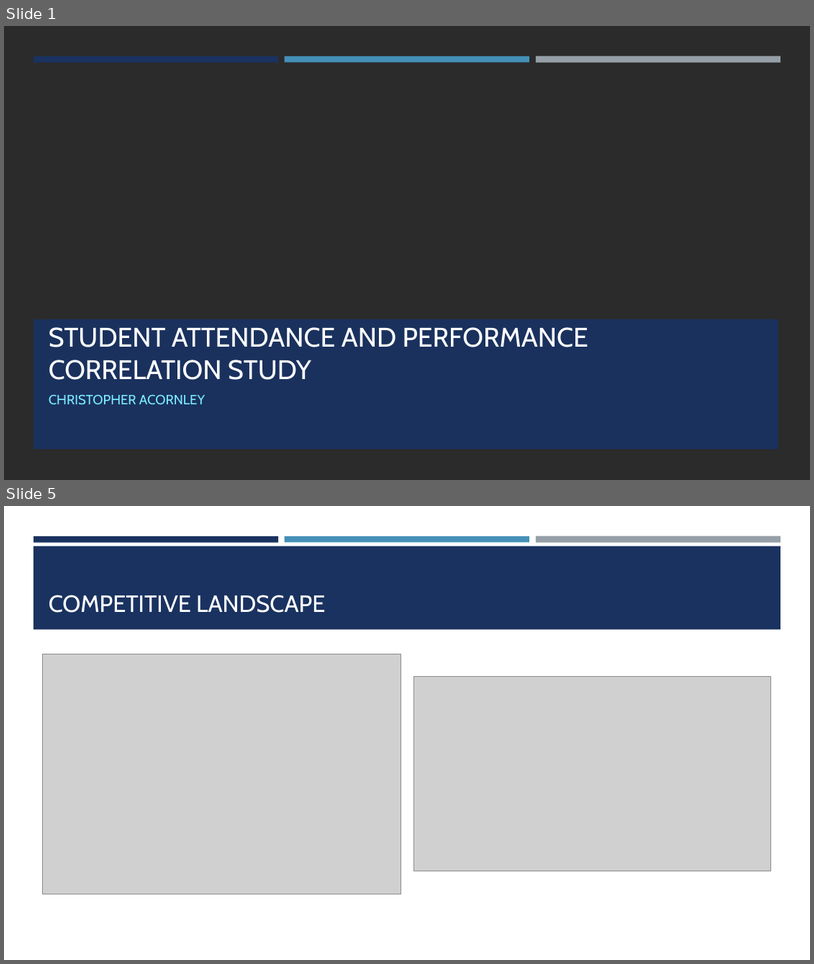
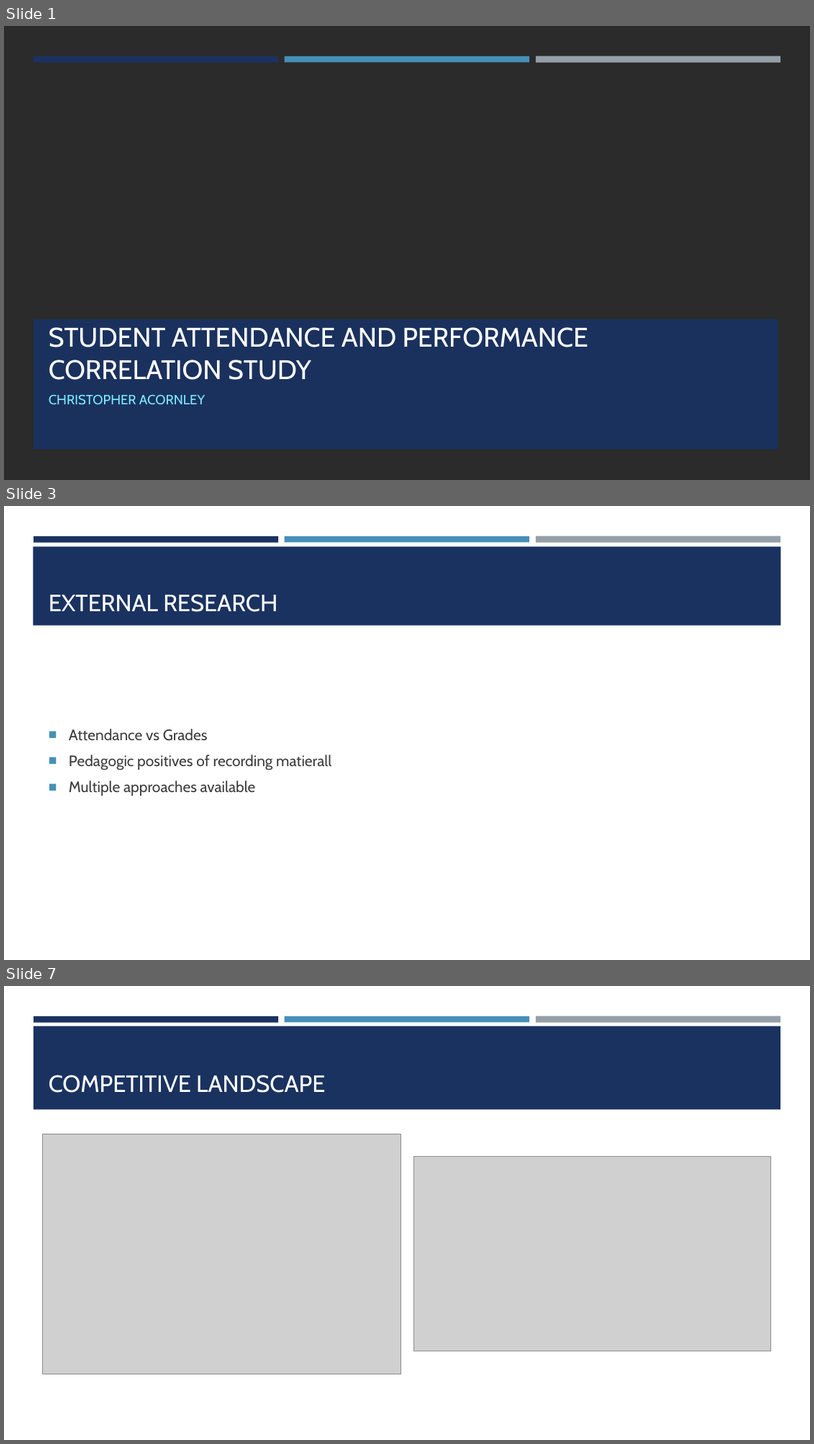
Before and after one commit to ChrisAcornleyPhD/CAP512Data, a slide deck: scripts/CAP512.pptx. Shown one above the other, each under a label of ours: slides 1 and 5 before the commit, slides 1, 3 and 7 after it; the slides between them are not shown. The pictures are 814x964 and 814x1444 pixels, drawn with LibreOffice and Linux fonts; fonts in the diff are those of the drawing; grey boxes stand for pictures; background and template pictures are left out; a plain dark background stands for a picture behind light text. Boxes give left, top, right and bottom in pixels: in the first picture for what was removed or moved away, otherwise in the second. Text is boxed around its words. In the diff, an @@ line names an element or a change of style, - is before the commit and + after.

```diff
--- a/scripts/CAP512.pptx
+++ b/scripts/CAP512.pptx
@@ slide 3 added at [4,506,810,960], background #FFFFFF; not listed: 3 template elements that a slide beside it also shows @@
@@ rectangle added at [33,546,782,626], fill #1A3260 @@
@@ title added at [49,594,278,612], 28 pt, text #FFFFFF @@
+EXTERNAL RESEARCH
@@ text added at [69,728,332,795], 18 pt, text #3D3D3D @@
+■ Attendance vs Grades
+■ Pedagogic positives of recording matierall
+■ Multiple approaches available
@@ what was slide 5 is now slide 7 @@
```
Also in this commit, not shown: 3 slides changed, 1 other slide added.
